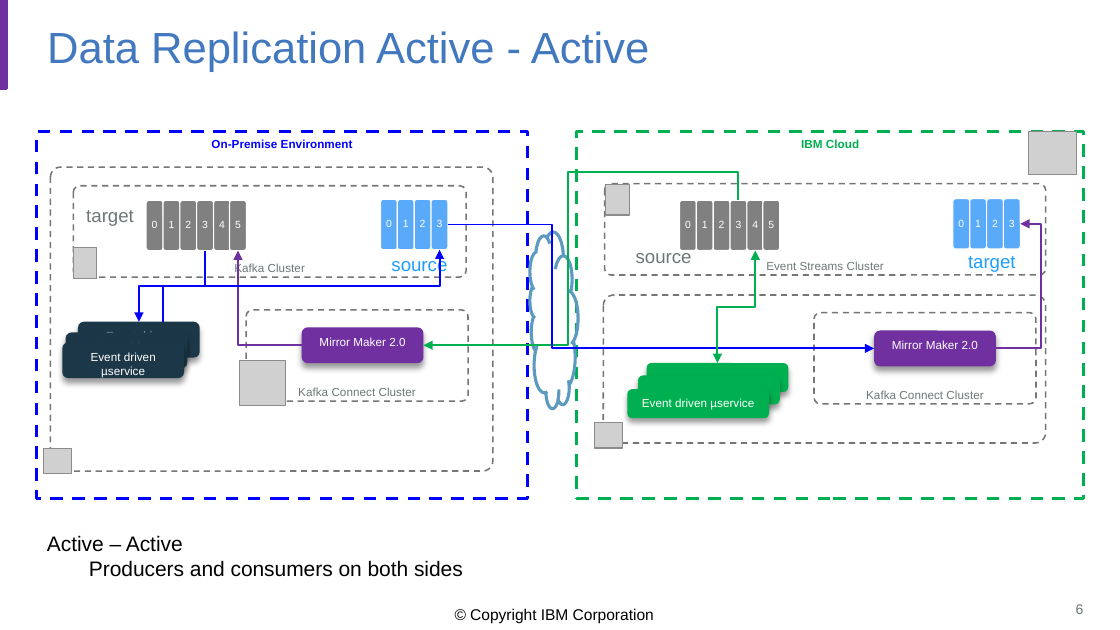
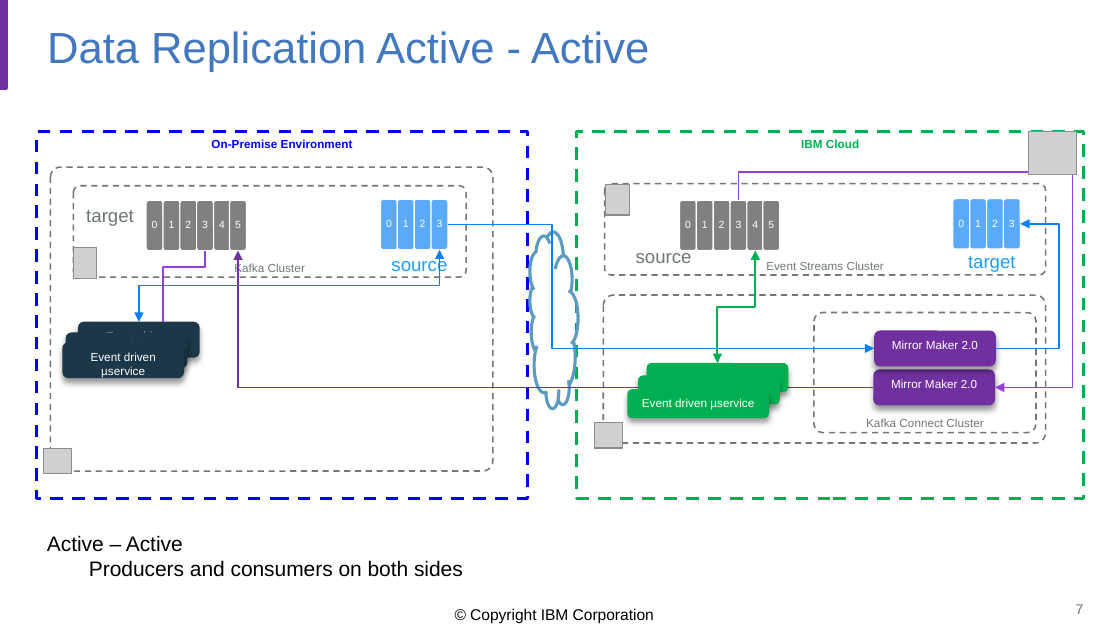
Before and after one commit to jbcodeforce/kp-data-replication, a slide deck: slide 7 of docs/mm2-diagrams.pptx (slide 6 before the commit). Drawn at 1120x630 pixels with LibreOffice and Linux fonts; fonts in the diff are those of the drawing; grey boxes stand for pictures; background and template pictures are left out. Boxes give left, top, right and bottom in pixels: in the first picture for what was removed or moved away, otherwise in the second. Text is boxed around its words. In the diff, an @@ line names an element or a change of style, - is before the commit and + after.

Commit message:
work on best practice, topic replication

```diff
--- a/docs/mm2-diagrams.pptx
+++ b/docs/mm2-diagrams.pptx
@@ elbow arrow moved from (738, 200) - (423, 345) to (738, 200) - (996, 388) @@
@@ elbow arrow (738, 200) - (996, 388): stroke #00B050 1.25 pt to #953FDA 1 pt @@
@@ elbow arrow (448, 225) - (874, 348): stroke #0000FF 1.25 pt to #077FF8 1 pt @@
@@ elbow arrow (996, 348) - (1020, 224): stroke #7030A0 1.25 pt to #077FF8 1 pt; route changed @@
@@ elbow double arrow (139, 321) - (439, 250): stroke #0000FF 1.25 pt to #077FF8 1 pt @@
@@ elbow line (164, 321) - (205, 251): stroke #0000FF 1.25 pt to #953FDA 1 pt; route changed @@
@@ elbow arrow moved from (301, 345) - (239, 251) to (874, 388) - (239, 251) @@
@@ elbow arrow (874, 388) - (239, 251): stroke #7030A0 1.25 pt to #7030A0 1 pt @@
@@ rounded rectangle removed at (246, 310, 468, 402) @@
-Kafka Connect Cluster
@@ rounded rectangle "Kafka Connect Cluster": place and size @@
-rounded rectangle "Kafka Connect Cluster" at (814, 312, 1036, 404)
+rounded rectangle "Kafka Connect Cluster" at (814, 312, 1036, 432)
@@ picture removed at (240, 361, 286, 407) @@
@@ rounded rectangle "Mirror Maker 2.0": place and size @@
-rounded rectangle "Mirror Maker 2.0" at (301, 327, 423, 363)
+rounded rectangle "Mirror Maker 2.0" at (874, 370, 996, 405)
@@ page number at (1076, 604, 1084, 614): text changed @@
-6
+7
```
Also in this commit, not shown: 3 slides added, 16 other files.
